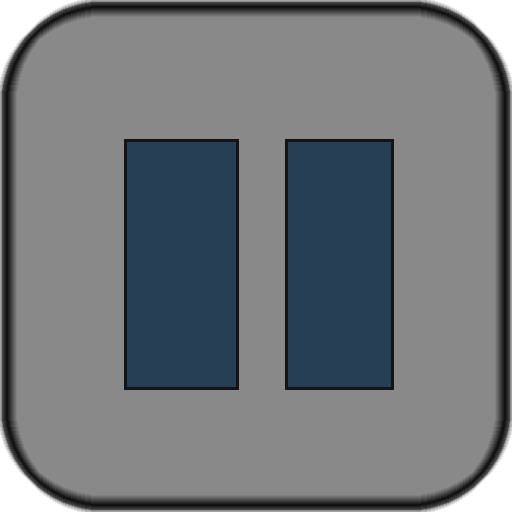
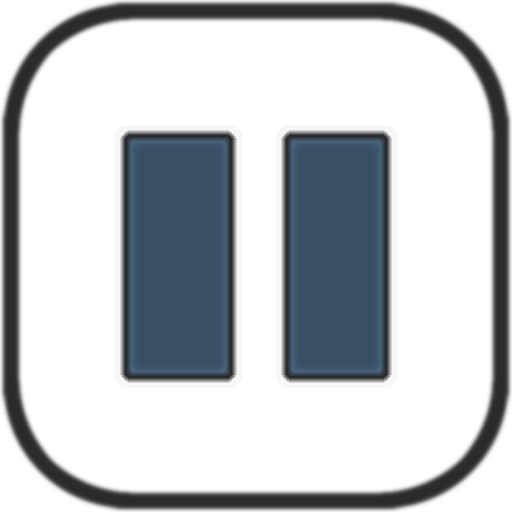
Two versions of the same layered image (512 × 512). Layer-by-layer changes:
added layer "Layer 8" above "Layer 7" over [120, 130, 392, 383]
painted on "Layer 7" over [124, 135, 394, 390]
removed layer "border" over [0, 0, 512, 512]
removed layer "background" (was 60%) over [2, 2, 510, 510]
added layer "Layer 9" above "grey border" over [115, 125, 397, 388]
added layer "grey border" above "white border" over [0, 0, 512, 512]
added layer "white border" (20%) above "white background" over [0, 0, 512, 512]
added layer "white background" (50%) over [18, 18, 494, 494]
